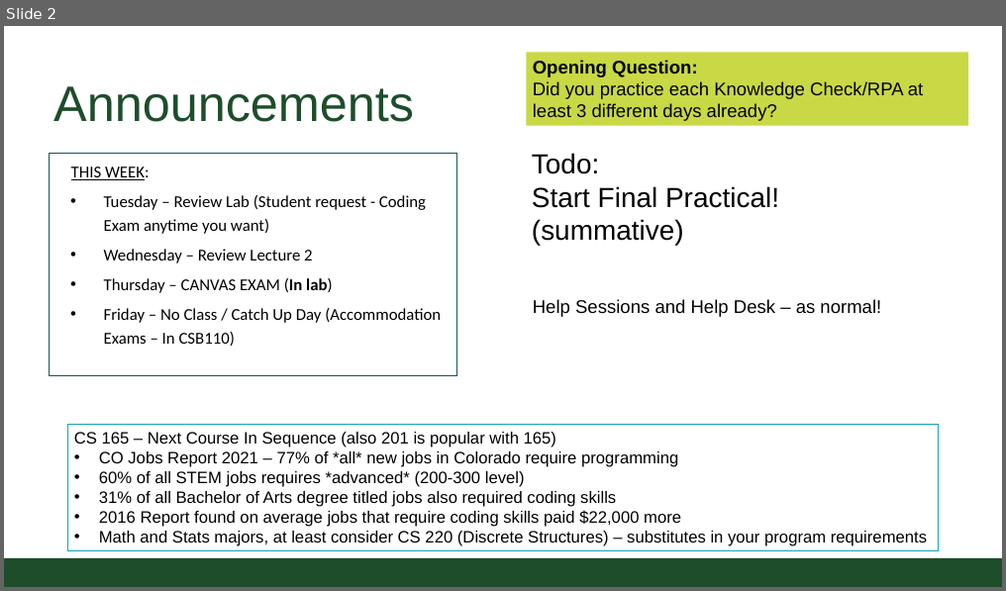
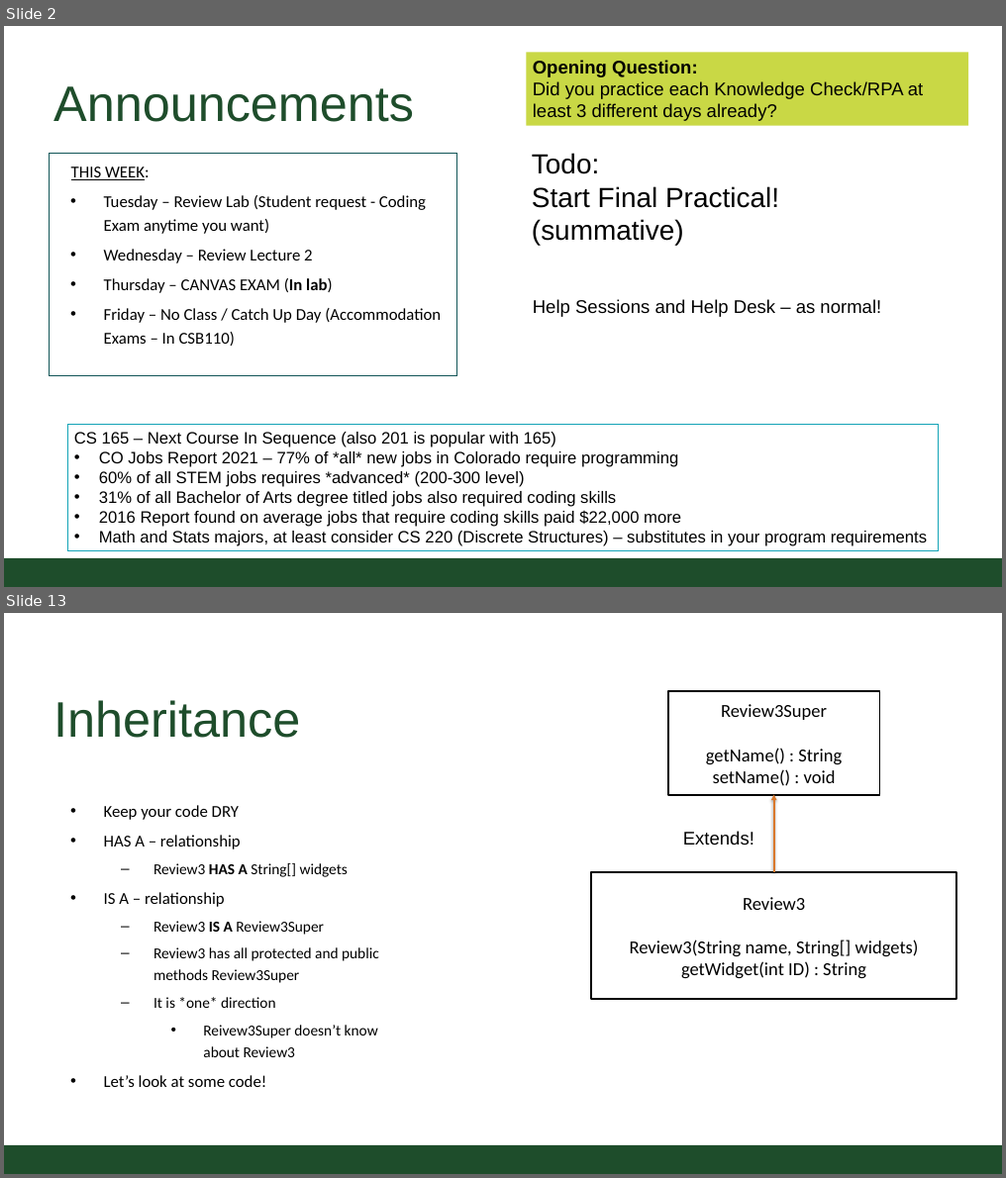
Before and after one commit to CSU-CompSci-CS163-4/Handouts, a slide deck: slides/On-Campus/12_01_ReviewSession_CS163.pptx. Shown one above the other, each under a label of ours: slide 2 before the commit, slides 2 and 13 after it; the slides between them are not shown. The pictures are 1006x591 and 1006x1178 pixels, drawn with LibreOffice and Linux fonts; fonts in the diff are those of the drawing; background and template pictures are left out. Boxes give left, top, right and bottom in pixels: in the first picture for what was removed or moved away, otherwise in the second. Text is boxed around its words. In the diff, an @@ line names an element or a change of style, - is before the commit and + after.

Commit message:
update for wednesday review

```diff
--- a/slides/On-Campus/12_01_ReviewSession_CS163.pptx
+++ b/slides/On-Campus/12_01_ReviewSession_CS163.pptx
@@ slide 13 added at (4,613,1002,1174), background #FFFFFF; not listed: 1 template element that a slide beside it also shows @@
@@ title added at (54,700,300,738), 54.4 pt, text #1E4D2B @@
+Inheritance
@@ rectangle added at (668,691,880,794), fill #FFFFFF, outline #000000 2 pt, 20 pt, text #000000 @@
+Review3Super
+getName() : String
+setName() : void
@@ text added at (104,805,379,1087), 16.6 pt, text #000000 @@
+• Keep your code DRY
+• HAS A – relationship
+  – Review3 HAS A String[] widgets
+• IS A – relationship
+  – Review3 IS A Review3Super
+  – Review3 has all protected and public methods Review3Super
+  – It is *one* direction
+    • Reivew3Super doesn’t know about Review3
+• Let’s look at some code!
@@ arrow added from (774, 872) to (774, 794), #D9782C 2 pt @@
@@ text added at (683,831,754,846), 20 pt, text #000000 @@
+Extends!
@@ rectangle added at (591,872,956,999), fill #FFFFFF, outline #000000 2 pt, 20 pt, text #000000 @@
+Review3
+Review3(String name, String[] widgets)
+getWidget(int ID) : String
```
Also in this commit, not shown: 7 slides changed, 5 other slides added, 2 slides removed, 3 other files.
